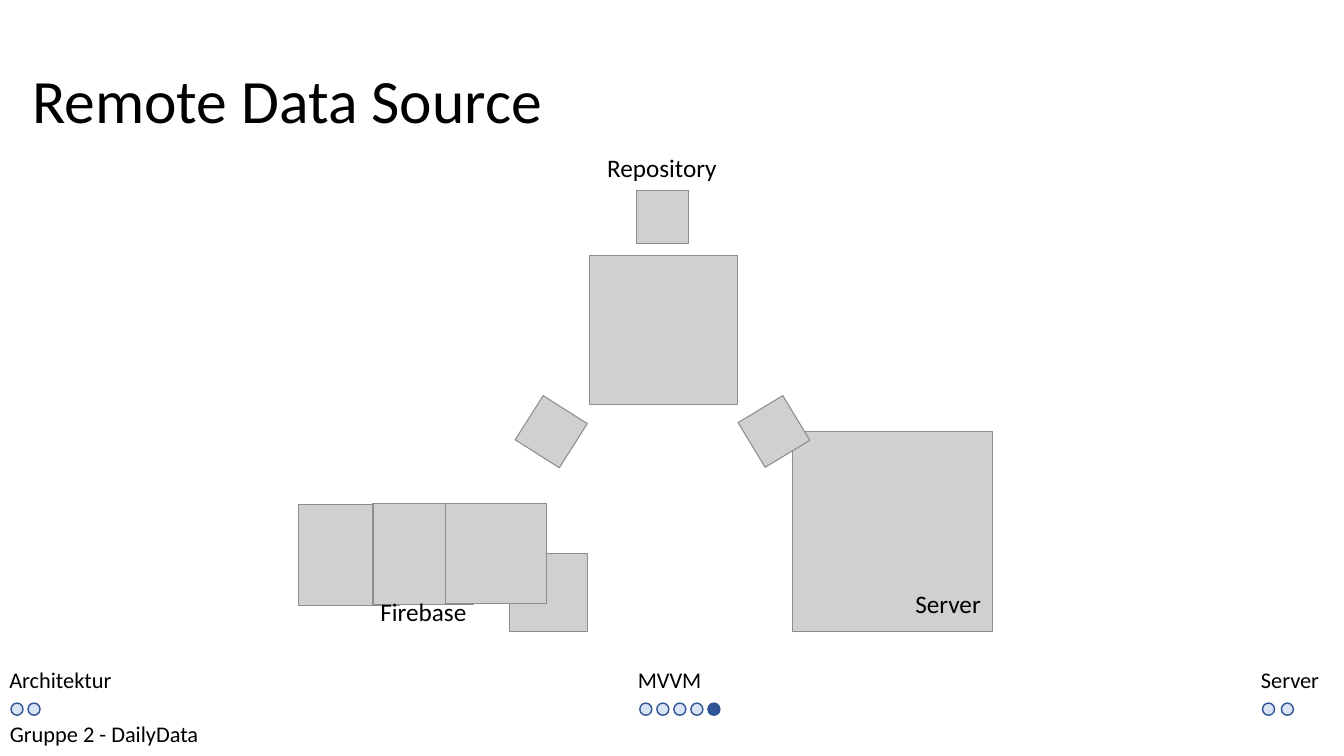
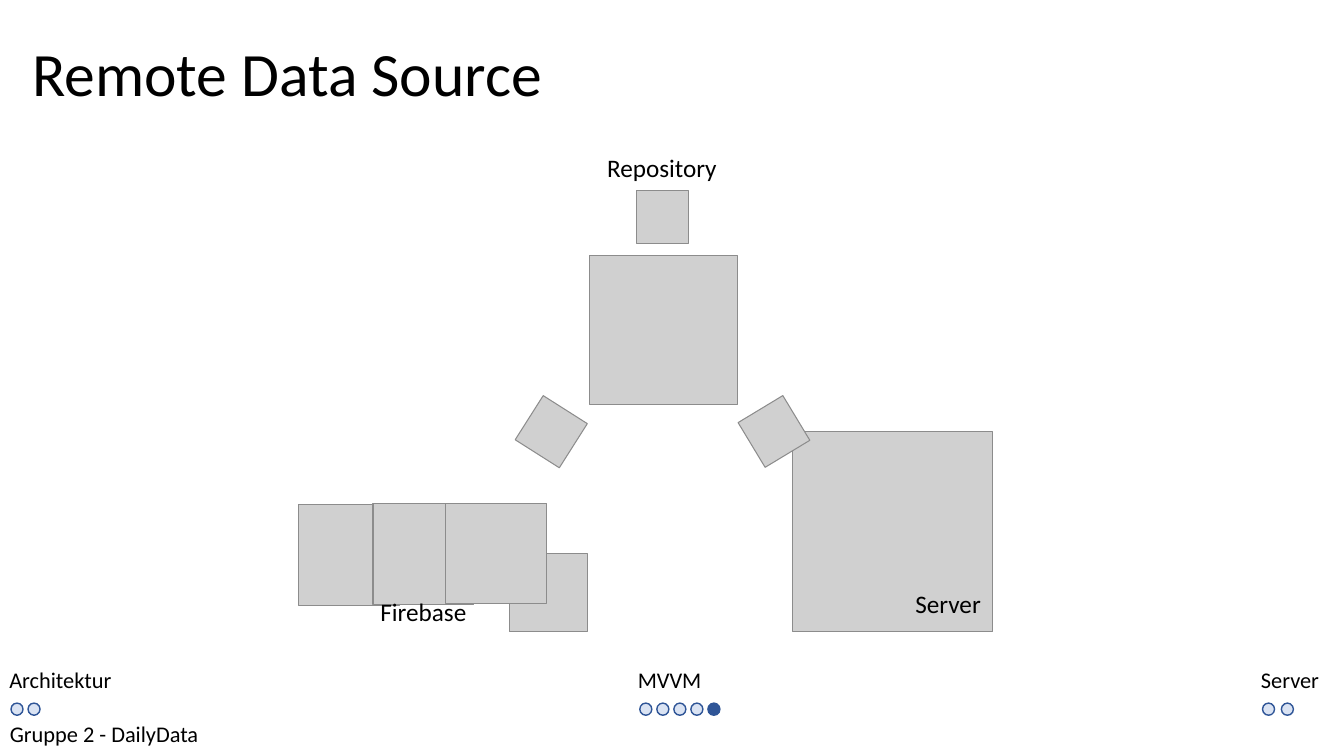
Before and after one commit to kittyahy/PSEAppGruppe2, a slide deck: slide 10 of Praesentationen/02-Entwurfsphase/Entwurf Präsentation.pptx. Drawn at 1344x756 pixels with LibreOffice and Linux fonts; fonts in the diff are those of the drawing; grey boxes stand for pictures. Boxes give left, top, right and bottom in pixels: in the first picture for what was removed or moved away, otherwise in the second. Text is boxed around its words. In the diff, an @@ line names an element or a change of style, - is before the commit and + after.

```diff
--- a/Praesentationen/02-Entwurfsphase/Entwurf Präsentation.pptx
+++ b/Praesentationen/02-Entwurfsphase/Entwurf Präsentation.pptx
@@ text "Remote Data Source": place and size @@
-text "Remote Data Source" at box(32, 83, 541, 124)
+text "Remote Data Source" at box(32, 56, 541, 97)
```
Also in this commit, not shown: 10 other slides changed.
